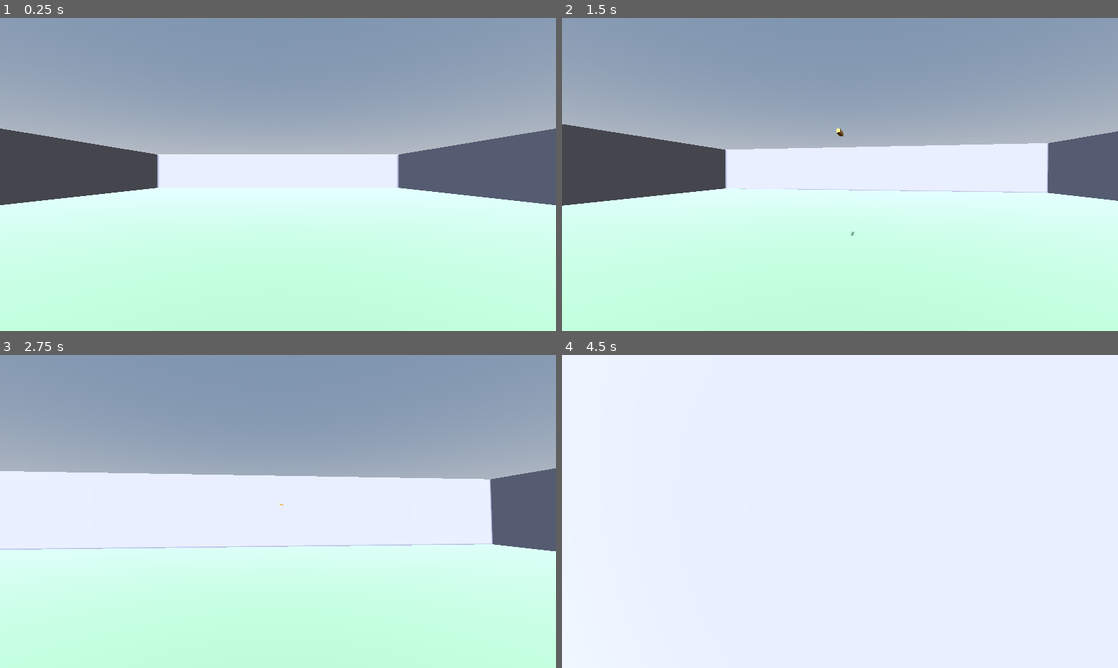
Above: before the commit, frames 1-4 (two rows, left to right).
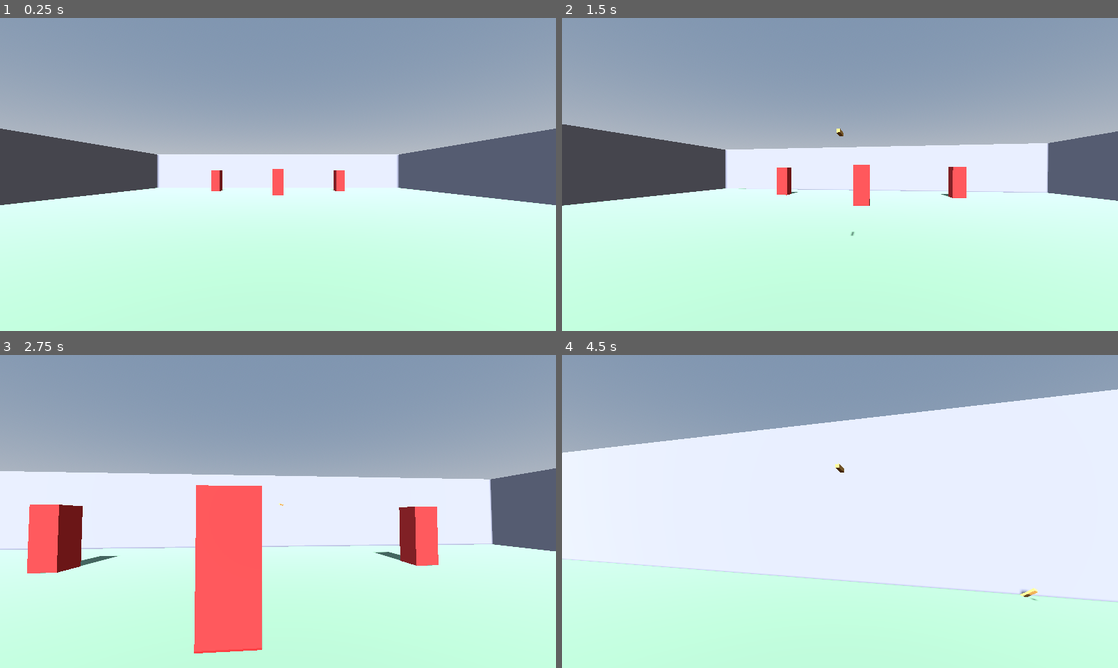
Above: after the commit, the same moments.

Repository: DustinQi/nbgame
Game: Godot game, scene res://scenes/main.tscn
Two runs of this game, one before a commit and one after it. Both use one fixed random seed, a clock stepped at 60 frames per second and the inputs below.
Inputs (mouse positions are in pixels of both pictures, inside the frame that each line leads up to):
- Up to frame 1 (0.25 s): no input
- Up to frame 2 (1.5 s): tap Enter at 0.5 s; move the mouse to (867, 174) at 0.52 s; hold W (move_forward) from 0.53 s (still down); click (867, 174) at 0.6 s; tap Space (jump) at 0.77 s; move the mouse to (812, 174) at 1.27 s; click (812, 174) at 1.35 s
- Up to frame 3 (2.75 s): keep holding W (move_forward); tap Space (jump) at 1.52 s; move the mouse to (289, 505) at 2.02 s; click (289, 505) at 2.1 s
- Up to frame 4 (4.5 s): keep holding W (move_forward); move the mouse to (834, 517) at 2.77 s; click (834, 517) at 2.85 s; tap Space (jump) at 3.02, 3.77 s; move the mouse to (878, 514) at 3.52 s; click (878, 514) at 3.6 s; move the mouse to (795, 508) at 4.27 s; click (795, 508) at 4.35 s

The runs differ from the first frame. In frame 1, 0.4% of the frame differs, in the area x 38-62%, y 48-57%; in frame 2, 1.0%; in frame 3, 9.8%; in frame 4, 49%, in the area x 0-100%, y 0-100%.

Commit message:
feat: 添加竞技场与清场判定
Co-Authored-By: Claude Code <noreply@anthropic.com>

Diff:
--- a/game/scenes/main.tscn
+++ b/game/scenes/main.tscn
@@ -1,6 +1,8 @@
-[gd_scene load_steps=11 format=3]
+[gd_scene load_steps=13 format=3]
 
-[ext_resource type="PackedScene" path="res://scenes/player/player.tscn" id="1"]
+[ext_resource type="Script" path="res://scripts/level/arena.gd" id="1"]
+[ext_resource type="PackedScene" path="res://scenes/player/player.tscn" id="2"]
+[ext_resource type="PackedScene" path="res://scenes/enemies/target_dummy.tscn" id="3"]
 
 [sub_resource type="ProceduralSkyMaterial" id="SkyMat"]
 
@@ -30,7 +32,8 @@
 [sub_resource type="StandardMaterial3D" id="WallMat"]
 albedo_color = Color(0.55, 0.55, 0.6, 1)
 
-[node name="Main" type="Node3D"]
+[node name="Main" type="Node3D" groups=["arena"]]
+script = ExtResource("1")
 
 [node name="WorldEnvironment" type="WorldEnvironment" parent="."]
 environment = SubResource("Env")
@@ -100,5 +103,14 @@
 mesh = SubResource("WallMesh")
 material_override = SubResource("WallMat")
 
-[node name="Player" parent="." instance=ExtResource("1")]
+[node name="Player" parent="." instance=ExtResource("2")]
 transform = Transform3D(1, 0, 0, 0, 1, 0, 0, 0, 1, 0, 0.1, 10)
+
+[node name="Dummy1" parent="." instance=ExtResource("3")]
+transform = Transform3D(1, 0, 0, 0, 1, 0, 0, 0, 1, 0, 0, -6)
+
+[node name="Dummy2" parent="." instance=ExtResource("3")]
+transform = Transform3D(1, 0, 0, 0, 1, 0, 0, 0, 1, 6, 0, -10)
+
+[node name="Dummy3" parent="." instance=ExtResource("3")]
+transform = Transform3D(1, 0, 0, 0, 1, 0, 0, 0, 1, -6, 0, -10)
--- /dev/null
+++ b/game/scripts/level/arena.gd
@@ -0,0 +1,35 @@
+class_name Arena
+extends Node3D
+
+# 用 preload 引用常量脚本，避免依赖全局类名缓存
+const GAME_CONSTANTS = preload("res://scripts/core/game_constants.gd")
+
+signal enemies_remaining_changed(remaining: int)
+signal cleared
+
+var _remaining := 0
+var _player
+
+func _ready() -> void:
+    _player = get_tree().get_first_node_in_group("player")
+    var enemies := get_tree().get_nodes_in_group("enemies")
+    _remaining = enemies.size()
+    for enemy in enemies:
+        if enemy.has_signal("killed"):
+            enemy.killed.connect(_on_enemy_killed)
+    # 延迟一帧发送初始数量，确保 HUD 已经连接好信号
+    call_deferred("_emit_initial_remaining")
+
+func _emit_initial_remaining() -> void:
+    enemies_remaining_changed.emit(_remaining)
+
+# 每死亡一个目标：回能、更新剩余数、清场时发信号
+func _on_enemy_killed() -> void:
+    if _remaining <= 0:
+        return
+    _remaining -= 1
+    if _player != null:
+        _player.stats.add_energy(GAME_CONSTANTS.ENERGY_PER_KILL)
+    enemies_remaining_changed.emit(_remaining)
+    if _remaining == 0:
+        cleared.emit()
--- a/game/tests/test_main_scene.gd
+++ b/game/tests/test_main_scene.gd
@@ -1,6 +1,10 @@
 extends RefCounted
 
-# 验证最小场地结构：玩家、地面、四面墙、灯光、天空
+# 用 preload 引用被测脚本，避免依赖全局类名缓存
+const PLAYER_CONTROLLER = preload("res://scripts/player/player_controller.gd")
+const ARENA = preload("res://scripts/level/arena.gd")
+
+# 验证主场景结构、清场信号只触发一次、击杀回能
 func run(t) -> void:
     var packed: PackedScene = load("res://scenes/main.tscn")
     t.check(packed != null, "主场景可加载")
@@ -9,16 +13,18 @@
     var main = packed.instantiate()
     t.root.add_child(main)
 
-    var player := main.get_node_or_null("Player")
-    t.check(player is CharacterBody3D, "场地里有玩家")
-    if player != null:
-        t.check(player.position.y > 0.0, "玩家出生点在地面之上")
+    # 竞技场根节点与基础结构
+    t.check(main.get_script() == ARENA, "主场景根节点是竞技场")
+    t.check(main.is_in_group("arena"), "主场景在竞技场组")
 
-    t.check(main.get_node_or_null("Ground") is StaticBody3D, "场地有地面")
-    t.check(main.get_node_or_null("Ground/CollisionShape3D") is CollisionShape3D, "地面有碰撞体")
+    var player = main.get_node_or_null("Player")
+    t.check(player != null and player.get_script() == PLAYER_CONTROLLER, "主场景包含玩家")
+    t.check_equal(main.get_tree().get_nodes_in_group("enemies").size(), 3, "主场景有 3 个目标")
+    t.check(main.get_node_or_null("Ground") is StaticBody3D, "主场景有地面")
+
+    # 场地环境：灯光、天空、四面墙
     t.check(main.get_node_or_null("DirectionalLight3D") is DirectionalLight3D, "场地有灯光")
     t.check(main.get_node_or_null("WorldEnvironment") is WorldEnvironment, "场地有天空环境")
-
     for wall_name in ["WallNorth", "WallSouth", "WallEast", "WallWest"]:
         t.check(main.get_node_or_null(wall_name) is StaticBody3D, "有墙体: " + wall_name)
         t.check(
@@ -26,4 +32,15 @@
             "墙体有碰撞体: " + wall_name
         )
 
+    # 清场信号只触发一次
+    var cleared := [0]
+    main.cleared.connect(func(): cleared[0] += 1)
+    for i in 3:
+        main._on_enemy_killed()
+    t.check_equal(cleared[0], 1, "清场信号只触发一次")
+    main._on_enemy_killed()
+    t.check_equal(cleared[0], 1, "清场后多余击杀不会重复触发")
+
+    # 击杀回能
+    t.check(player.stats.get_energy() > 0.0, "击杀后获得能量")
     main.free()
